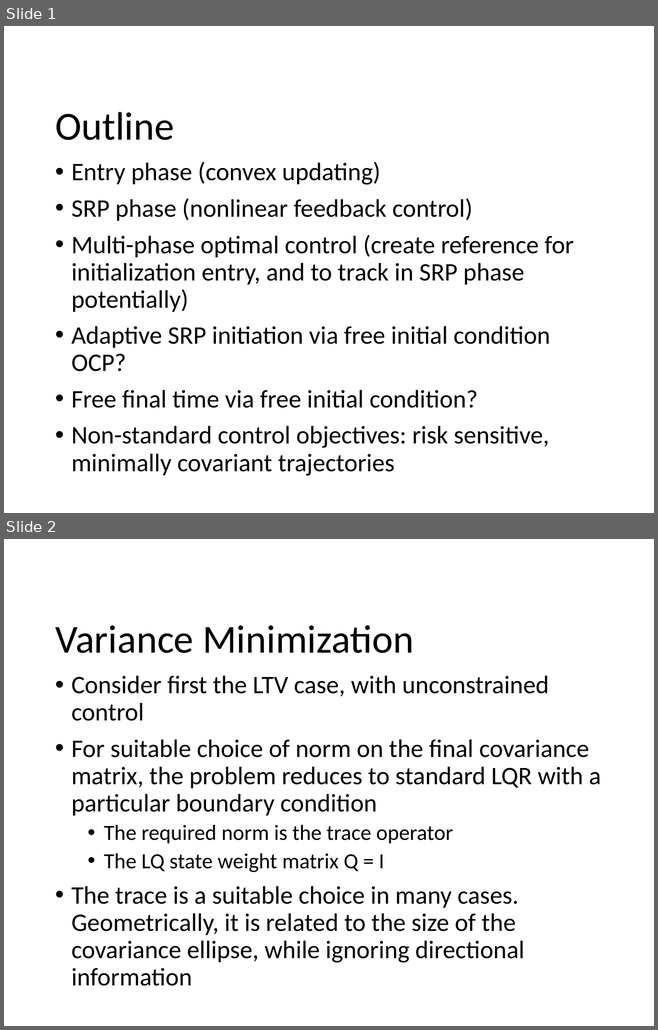
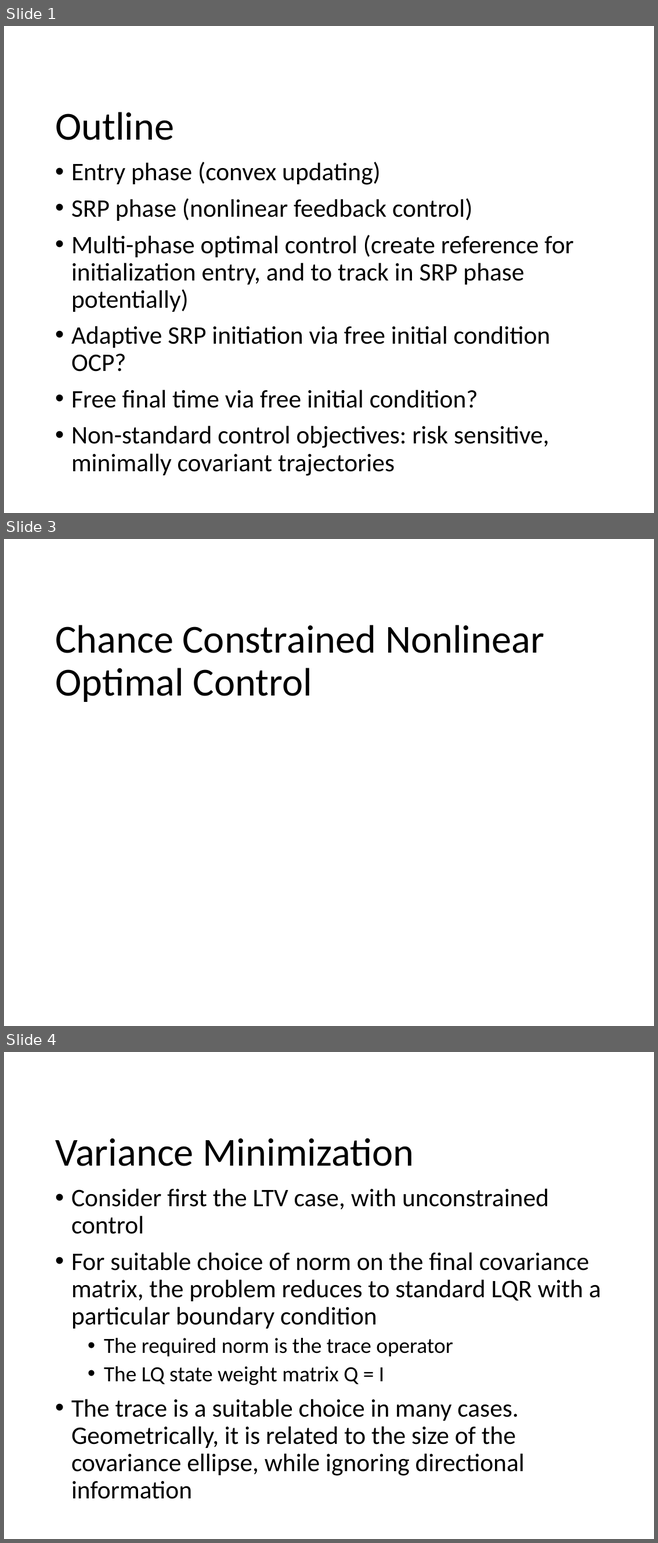
Before and after one commit to CDNoyes/EDL-Py, a slide deck: Documents/Qual Exam.pptx. Shown one above the other, each under a label of ours: slides 1 and 2 before the commit, slides 1, 3 and 4 after it; the slides between them are not shown. The pictures are 658x1030 and 658x1543 pixels, drawn with LibreOffice and Linux fonts; fonts in the diff are those of the drawing; background and template pictures are left out. Boxes give left, top, right and bottom in pixels: in the first picture for what was removed or moved away, otherwise in the second. Text is boxed around its words. In the diff, an @@ line names an element or a change of style, - is before the commit and + after.

```diff
--- a/Documents/Qual Exam.pptx
+++ b/Documents/Qual Exam.pptx
@@ slide 3 added at (4,539,654,1026), background #FFFFFF @@
@@ title added at (55,625,544,702), 44 pt, text #000000 @@
+Chance Constrained Nonlinear Optimal Control
@@ what was slide 2 is now slide 4 @@
```
Also in this commit, not shown: 1 slide changed, 3 other slides added, 3 other files.
